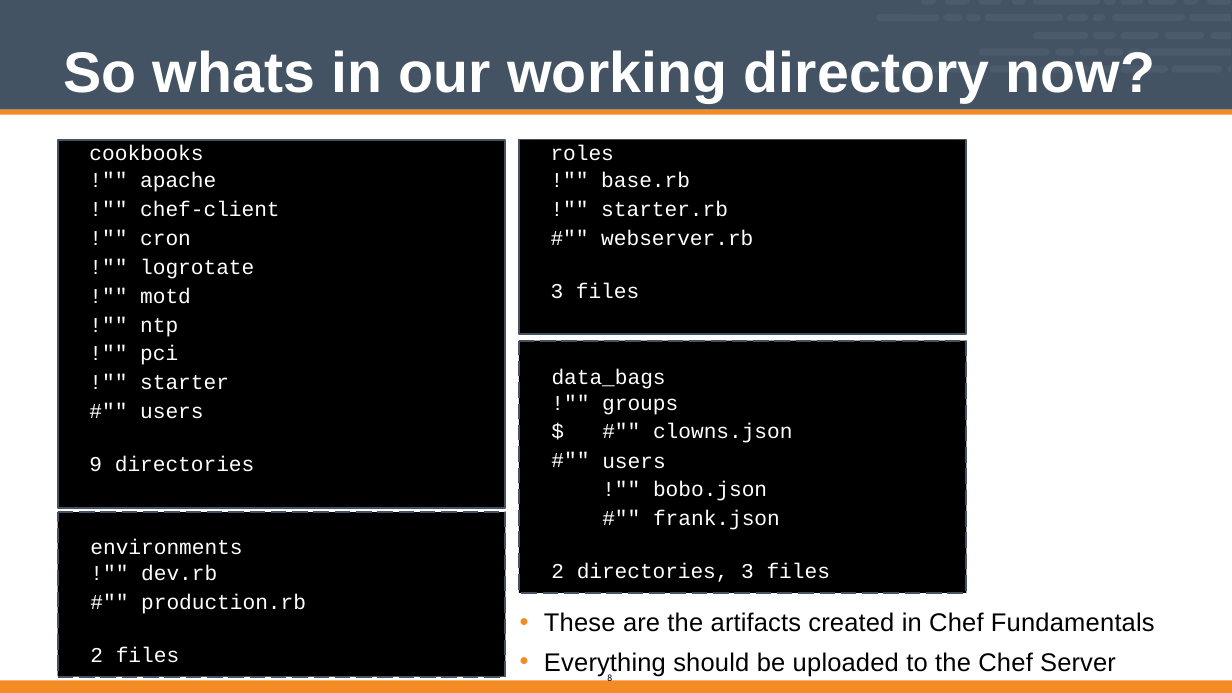
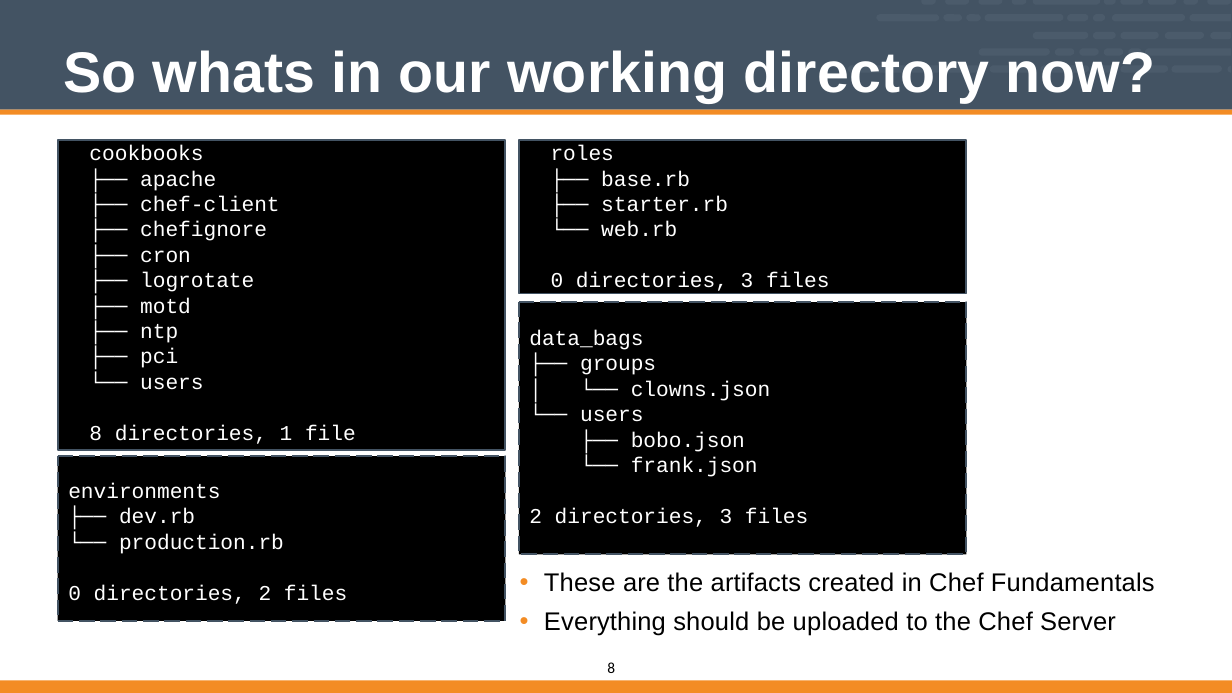
Before and after one commit to vinyar/chef-intermediate, a slide deck: slide 8 of Modules/02-Chef_Intermediate.pptx. Drawn at 1232x693 pixels with LibreOffice and Linux fonts; fonts in the diff are those of the drawing. Boxes give left, top, right and bottom in pixels: in the first picture for what was removed or moved away, otherwise in the second. Text is boxed around its words. In the diff, an @@ line names an element or a change of style, - is before the commit and + after.

```diff
--- a/Modules/02-Chef_Intermediate.pptx
+++ b/Modules/02-Chef_Intermediate.pptx
@@ rectangle "cookbooks": place and size @@
-rectangle "cookbooks" at [58,139,505,508]
+rectangle "cookbooks" at [58,139,505,450]
@@ rectangle "roles": place and size @@
-rectangle "roles" at [519,139,967,334]
+rectangle "roles" at [519,139,967,293]
@@ text in rectangle at [89,171,356,444]: text changed @@
-!"" apache
-!"" chef-client
-!"" cron
-!"" logrotate
-!"" motd
-!"" ntp
-!"" pci
-!"" starter
-#"" users
-9 directories
+├── apache
+├── chef-client
+├── chefignore
+├── cron
+├── logrotate
+├── motd
+├── ntp
+├── pci
+└── users
+8 directories, 1 file
@@ text in rectangle at [551,171,829,294]: text changed @@
-!"" base.rb
-!"" starter.rb
-#"" webserver.rb
-3 files
+├── base.rb
+├── starter.rb
+└── web.rb
+0 directories, 3 files
@@ 2 freeform shapes, 1 text: place and size @@
-2 freeform shapes, 1 text at [519,341,1155,676]
+2 freeform shapes, 1 text at [519,302,1155,636]
@@ text "data_bags": place and size @@
-text "data_bags" at [552,368,666,389]
+text "data_bags" at [529,330,808,527]
@@ text at [529,358,808,527]: paragraphs added @@
+├── groups
+│ └── clowns.json
+└── users
+├── bobo.json
+└── frank.json
+2 directories, 3 files
@@ text removed at [602,398,678,415] @@
-!"" groups
-$
-#""
@@ text removed at [653,423,793,443] @@
-#"" clowns.json
@@ freeform shape: place and size @@
-freeform shape at [58,512,505,677]
+freeform shape at [58,456,505,621]
@@ freeform shape: place and size @@
-freeform shape at [58,512,505,677]
+freeform shape at [58,456,505,621]
@@ text "environments": place and size @@
-text "environments" at [90,539,242,555]
+text "environments" at [68,483,347,604]
@@ text removed at [602,456,665,469] @@
-users
@@ text at [68,508,347,604]: paragraphs added @@
+├── dev.rb
+└── production.rb
+0 directories, 2 files
@@ text removed at [653,481,780,530] @@
-!"" bobo.json
-#"" frank.json
@@ text removed at [141,565,306,614] @@
-!"" dev.rb
-#"" production.rb
@@ text removed at [551,563,830,582] @@
-2 directories, 3 files
@@ text removed at [90,647,179,663] @@
-2 files
@@ page number: place and size @@
-page number at [607,673,612,684]
+page number at [607,662,615,673]
@@ page number at [607,662,615,673]: size 10 to 16 pt @@
```
Also in this commit, not shown: 22 other slides changed, 2 slides added, 3 slides removed.
